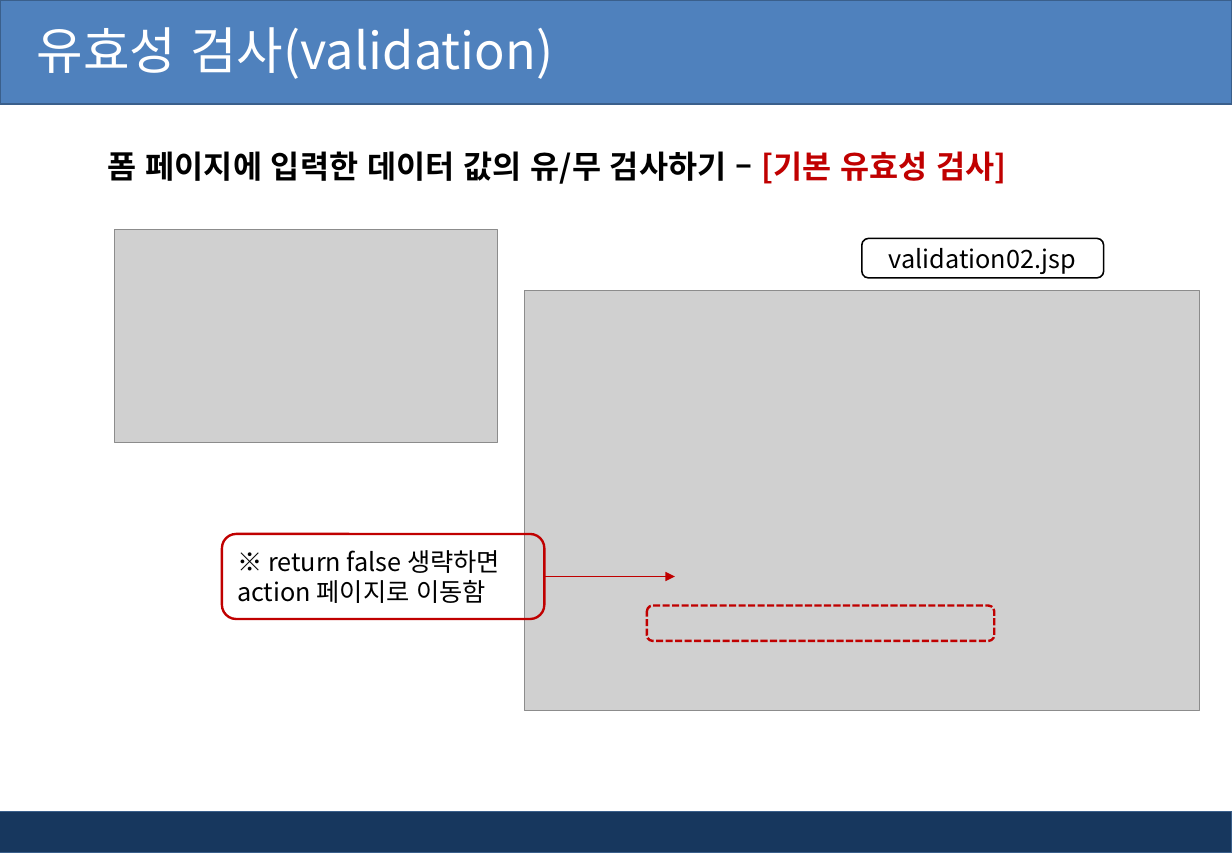
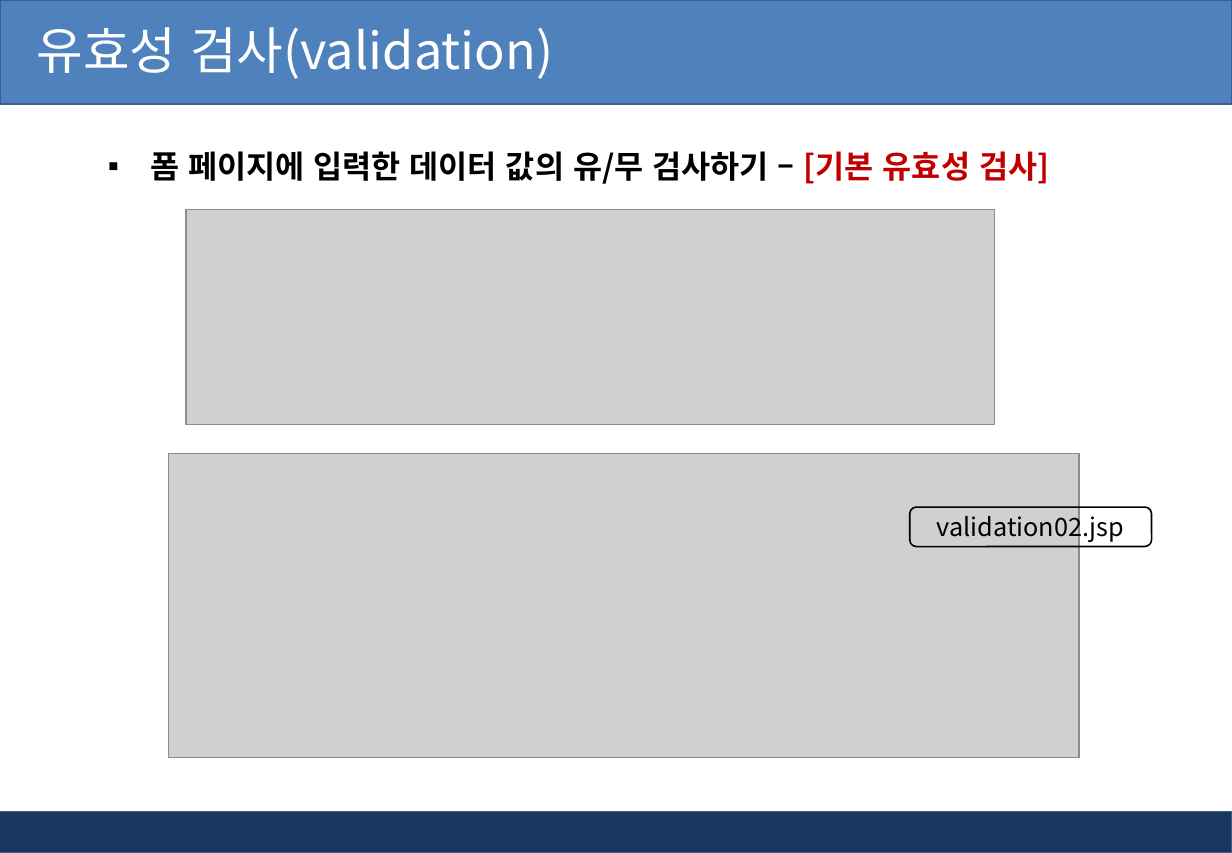
Before and after one commit to pshho/ngreen_project, a slide deck: slide 5 of jspWorks/자료/jsp_ppt/6장. jsp 유효성검사와 정규표현식.pptx. Drawn at 1232x853 pixels with LibreOffice and Linux fonts; fonts in the diff are those of the drawing; grey boxes stand for pictures; background and template pictures are left out. Boxes give left, top, right and bottom in pixels: in the first picture for what was removed or moved away, otherwise in the second. Text is boxed around its words. In the diff, an @@ line names an element or a change of style, - is before the commit and + after.

```diff
--- a/jspWorks/자료/jsp_ppt/6장. jsp 유효성검사와 정규표현식.pptx
+++ b/jspWorks/자료/jsp_ppt/6장. jsp 유효성검사와 정규표현식.pptx
@@ text "폼 페이지에 입력한 데이터 값의 ..." at <box>150,151,1049,184</box>: bullet none to ▪ @@
@@ picture added at <box>185,209,994,424</box> @@
@@ picture removed at <box>115,230,497,443</box> @@
@@ picture removed at <box>524,290,1200,711</box> @@
@@ picture added at <box>168,454,1080,759</box> @@
@@ rounded rectangle "validation02.jsp": place and size @@
-rounded rectangle "validation02.jsp" at <box>862,239,1105,279</box>
+rounded rectangle "validation02.jsp" at <box>910,507,1152,547</box>
@@ rounded rectangle removed at <box>222,534,544,619</box> @@
-※ return false 생략하면
-action 페이지로 이동함
@@ arrow removed from (545, 577) to (675, 577) @@
@@ rounded rectangle removed at <box>647,605,995,640</box> @@
```
Also in this commit, not shown: 7 other slides changed, 2 slides added, 46 other files.
